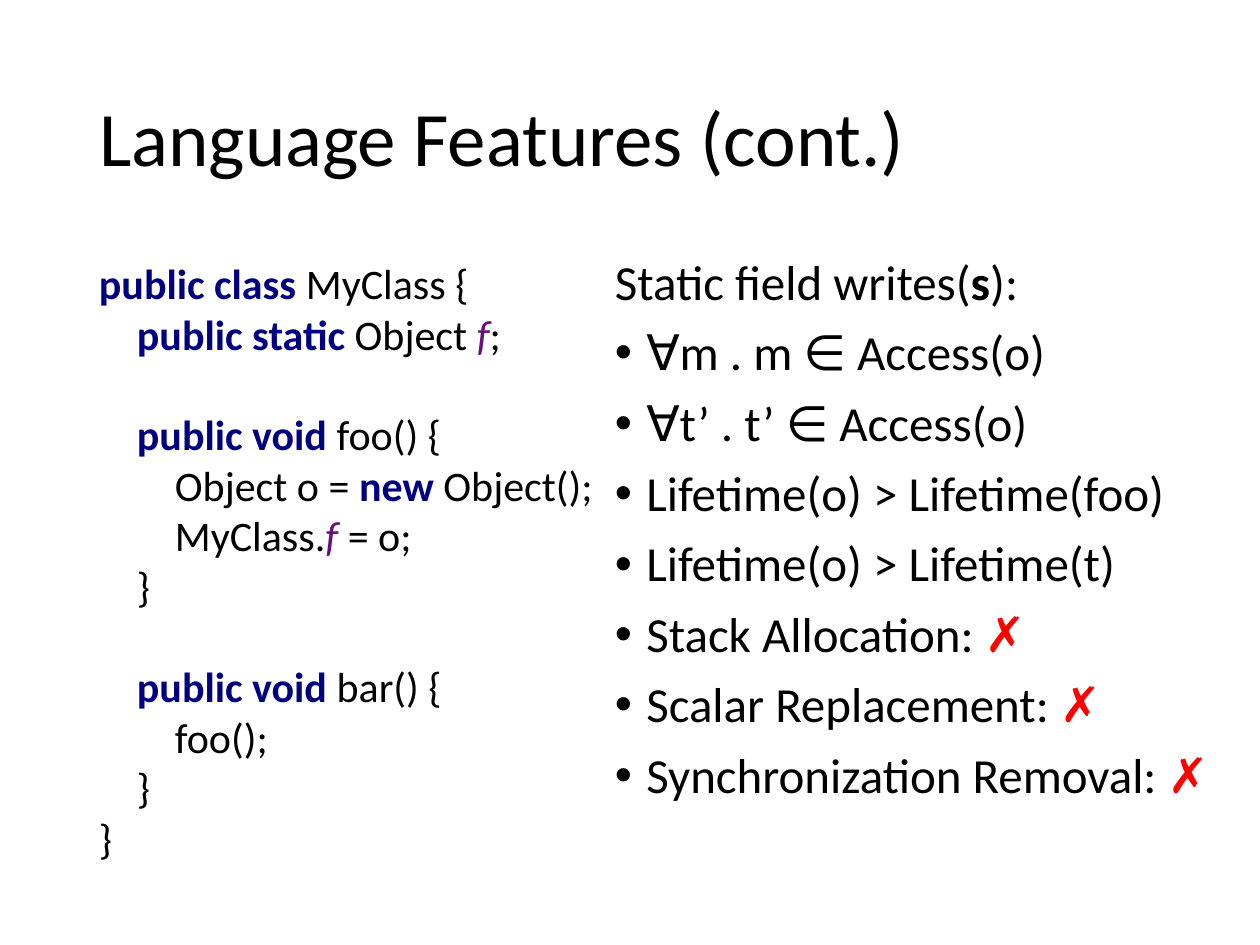
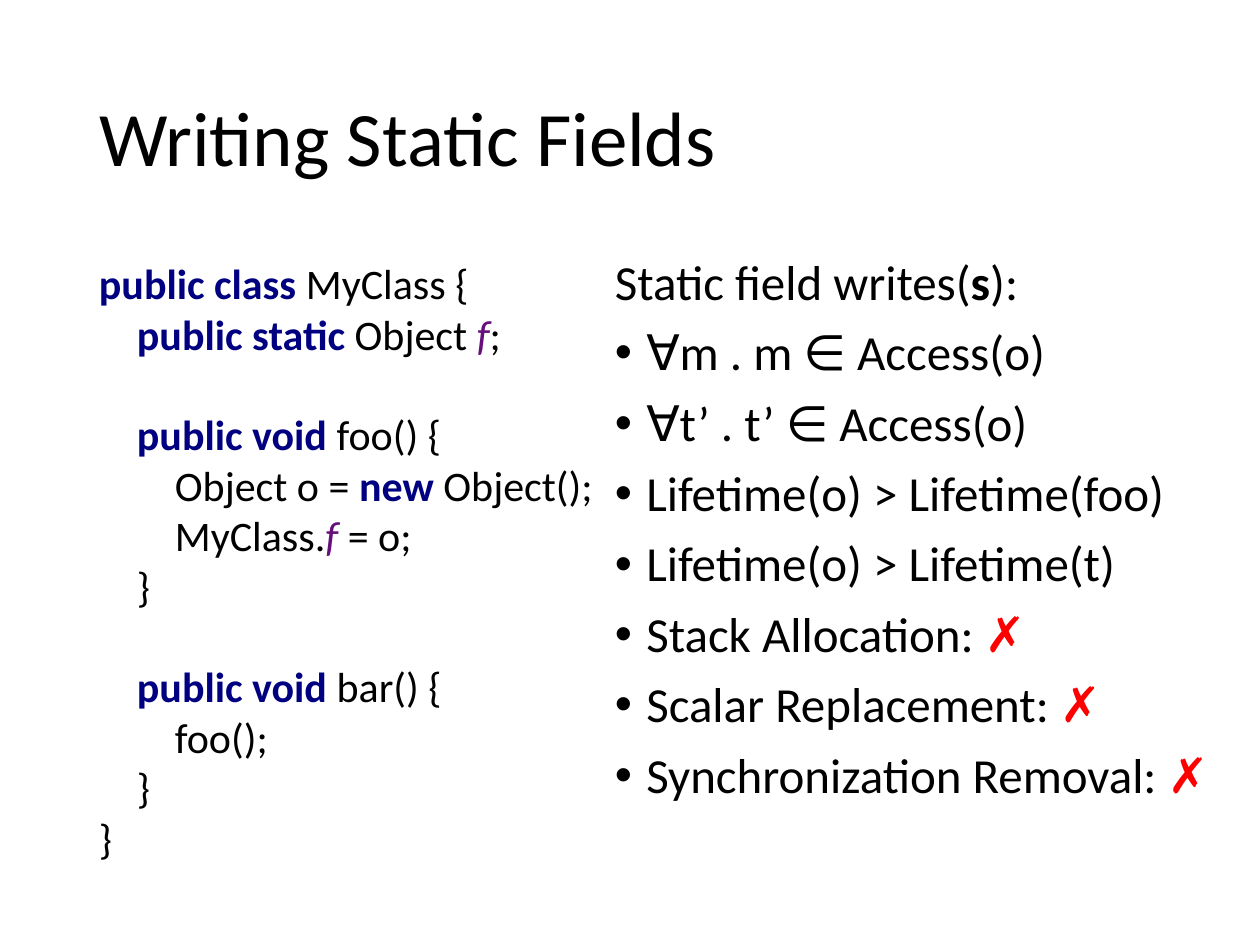
Before and after one commit to stg-tud/apsa, a slide deck: slide 14 of 2019/13-EscapeAnalysis/EscapeAnalysis.pptx. Drawn at 1260x945 pixels with LibreOffice and Linux fonts; fonts in the diff are those of the drawing. Boxes give left, top, right and bottom in pixels: in the first picture for what was removed or moved away, otherwise in the second. Text is boxed around its words. In the diff, an @@ line names an element or a change of style, - is before the commit and + after.

```diff
--- a/2019/13-EscapeAnalysis/EscapeAnalysis.pptx
+++ b/2019/13-EscapeAnalysis/EscapeAnalysis.pptx
@@ title at [99,112,715,180]: text changed @@
-Language Features (cont.)
+Writing Static Fields
```
Also in this commit, not shown: 6 other slides changed, 2 other files.
